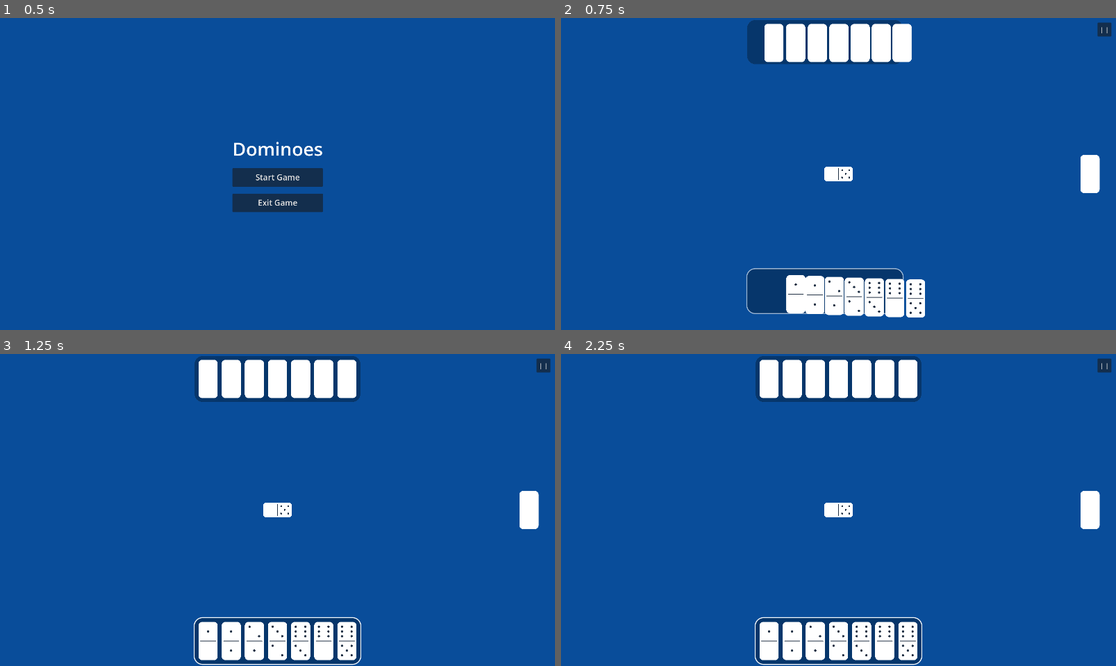
Above: before the commit, frames 1-4 (two rows, left to right).
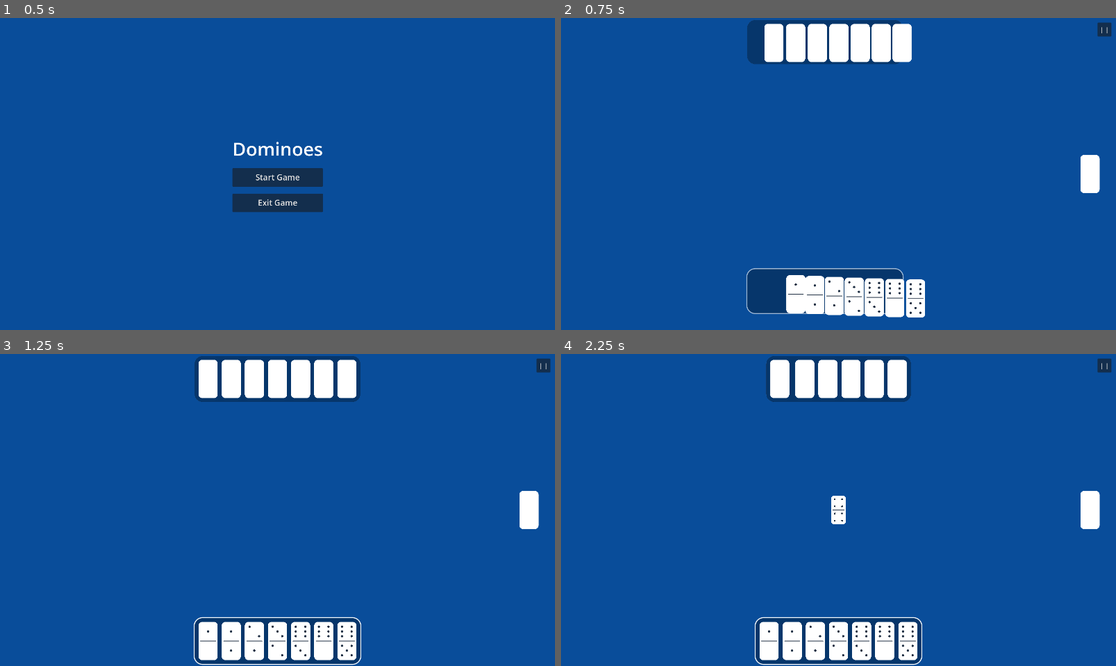
Above: after the commit, the same moments.

Repository: lenny015/capstone-game
Game: Godot game, scene res://scenes/main_menu.tscn
The game is run twice, just before and just after one commit, with the same random seed, the same clock (stepped at 60 frames per second) and the same inputs.
Inputs:
- Up to frame 1 (0.5 s): no input
- Up to frame 2 (0.75 s): click "Start Game" at 0.5 s
- Up to frame 3 (1.25 s): no input
- Up to frame 4 (2.25 s): click "| |" at 1.25 s; click "Resume" at 2 s

Frame 1 is identical in both runs. In frame 2, 0.2% of the frame differs, in the area x 47-53%, y 47-53%; in frame 3, 0.2%; in frame 4, 2.2%, in the area x 35-65%, y 0-55%.

Commit message:
Fix game start domino placement logic

Diff:
--- a/scripts/boneyard.gd
+++ b/scripts/boneyard.gd
@@ -13,6 +13,7 @@
 	for values in GameState.opponent_hand_data:
 		domino_pool.erase(values)
 	_spawn_player_hand()
+	GameState.hand_changed.emit(GameState.Turn.OPPONENT)
 
 func _generate_all_dominoes():
 	domino_pool.clear()
--- a/scripts/domino_manager.gd
+++ b/scripts/domino_manager.gd
@@ -51,10 +51,18 @@
 	boundary = Rect2(top_left, bottom_right - top_left)
 
 func _place_first_domino():
-	if boneyard.domino_pool.is_empty():
+	await get_tree().create_timer(1.0).timeout
+	var result = GameState.find_highest_double()
+	if result.is_empty():
+		while not boneyard.domino_pool.is_empty():
+			var drawn = boneyard.domino_pool.pop_back()
+			if drawn[0] == drawn[1]:
+				_spawn_first_tile(drawn, GameState.Turn.PLAYER, false)
+				return
 		return
-
-	var values = boneyard.domino_pool.pop_back()
+	_spawn_first_tile(result["values"], result["turn"], true)
+
+func _spawn_first_tile(values: Array, holder: GameState.Turn, from_hand: bool):
 	var new_domino = preload(DOMINO_SCENE_PATH).instantiate()
 	board_root.add_child(new_domino)
 	new_domino.position = board_root.to_local(get_viewport().size / 2)
@@ -63,7 +71,7 @@
 	domino_area.set_values(values[0], values[1])
 	domino_area.collision_layer = 0
 	domino_area.collision_mask = 0
-	new_domino.rotation_degrees = 0 if domino_area.is_double() else 90
+	new_domino.rotation_degrees = 0
 
 	head_val = domino_area.left_val
 	tail_val = domino_area.right_val
@@ -71,6 +79,24 @@
 	var entry = _make_board_node(new_domino)
 	board_head = entry
 	board_tail = entry
+
+	if from_hand:
+		if holder == GameState.Turn.PLAYER:
+			for domino in player_hand.player_hand:
+				var area = domino.get_node("Area2D")
+				if area.left_val == values[0] and area.right_val == values[1]:
+					domino.queue_free()
+					player_hand.player_hand.erase(domino)
+					domino_original_pos.erase(domino)
+					player_hand.update_hand_positions()
+					break
+			GameState.remove_from_hand(GameState.Turn.PLAYER, values)
+			GameState.current_turn = GameState.Turn.OPPONENT
+			GameState.end_turn()
+		else:
+			var opp_hand = get_node("../OpponentHand")
+			opp_hand.remove_domino(values[0], values[1])
+			GameState.current_turn = GameState.Turn.PLAYER
 
 func _half_width(domino_node: Node2D, dir: Direction) -> float:
 	var r = int(domino_node.rotation_degrees) % 180
--- a/scripts/game_state.gd
+++ b/scripts/game_state.gd
@@ -33,6 +33,21 @@
 
 	hand_changed.emit(Turn.PLAYER)
 	hand_changed.emit(Turn.OPPONENT)
+
+func find_highest_double() -> Dictionary:
+	var best_val = -1
+	var best_turn = Turn.PLAYER
+	for domino in player_hand_data:
+		if domino[0] == domino[1] and domino[0] > best_val:
+			best_val = domino[0]
+			best_turn = Turn.PLAYER
+	for domino in opponent_hand_data:
+		if domino[0] == domino[1] and domino[0] > best_val:
+			best_val = domino[0]
+			best_turn = Turn.OPPONENT
+	if best_val == -1:
+		return {}
+	return {"values": [best_val, best_val], "turn": best_turn}
 
 func end_turn() -> void:
 	if current_turn == Turn.PLAYER:
